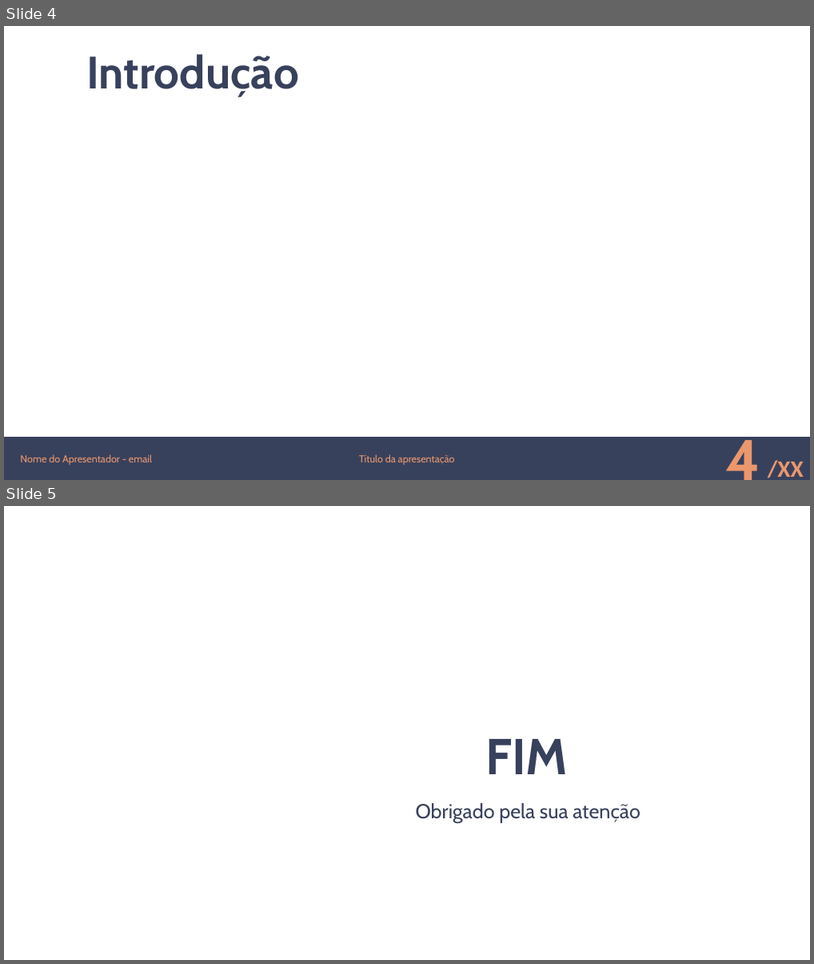
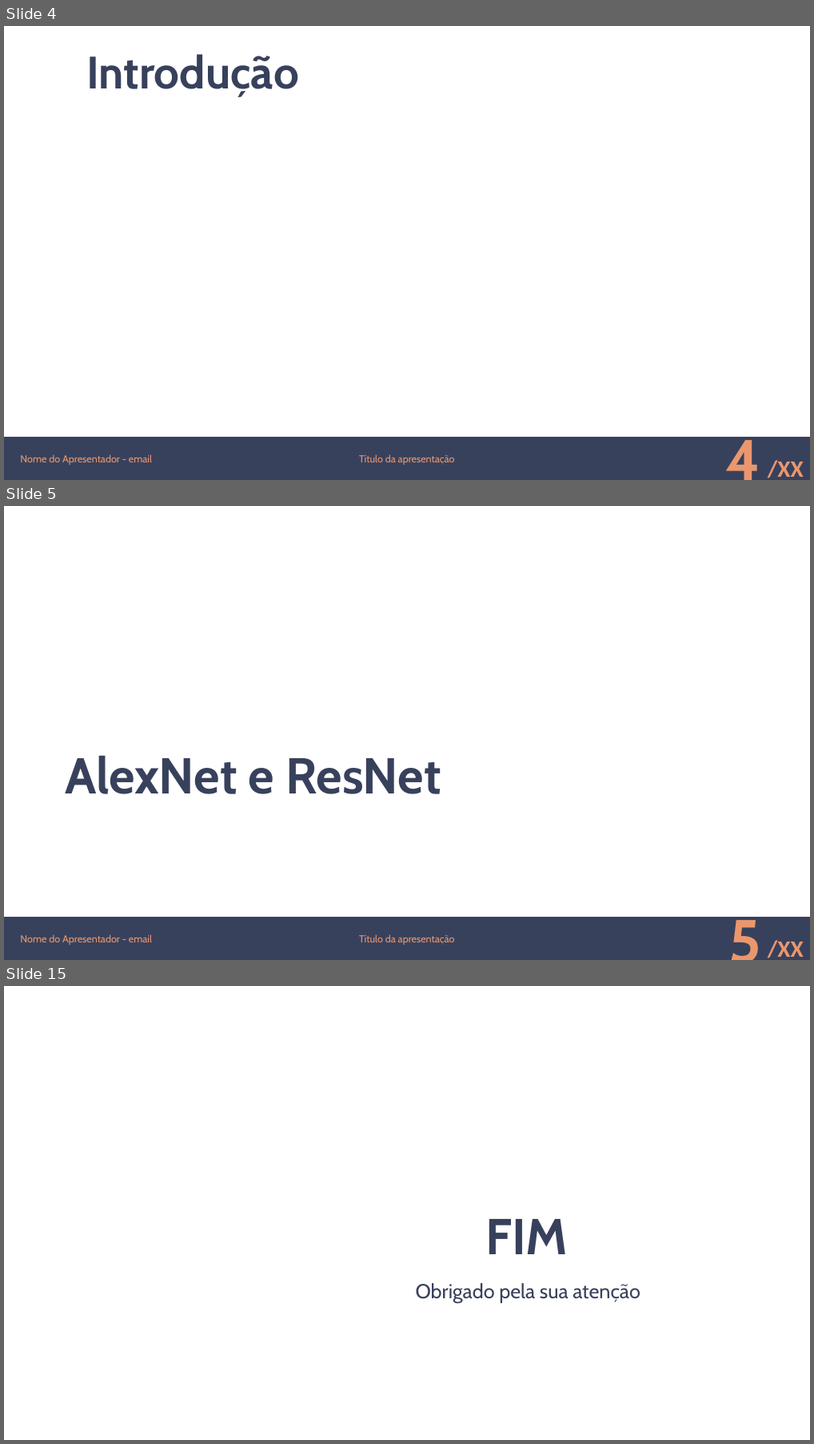
Before and after one commit to lincolncosta/alexnet-oxford-flowers, a slide deck: apresentacao-final.pptx. Shown one above the other, each under a label of ours: slides 4 and 5 before the commit, slides 4, 5 and 15 after it; the slides between them are not shown. The pictures are 814x964 and 814x1444 pixels, drawn with LibreOffice and Linux fonts; fonts in the diff are those of the drawing; background and template pictures are left out. Boxes give left, top, right and bottom in pixels: in the first picture for what was removed or moved away, otherwise in the second. Text is boxed around its words. In the diff, an @@ line names an element or a change of style, - is before the commit and + after.

```diff
--- a/apresentacao-final.pptx
+++ b/apresentacao-final.pptx
@@ slide 5 added at (x1=4, y1=506, x2=810, y2=960), background #FFFFFF; not listed: 2 template elements that a slide beside it also shows @@
@@ title added at (x1=65, y1=755, x2=442, y2=794), 60 pt, text #38415C, bold @@
+AlexNet e ResNet
@@ text added at (x1=20, y1=934, x2=152, y2=944), 12 pt, text #EB976D @@
+Nome do Apresentador - email
@@ text added at (x1=359, y1=934, x2=455, y2=944), 12 pt, text #EB976D @@
+Título da apresentação
@@ page number added at (x1=586, y1=926, x2=767, y2=950), 72 pt, text #EB976D, bold @@
+5
@@ what was slide 5 is now slide 15 @@
```
Also in this commit, not shown: 9 other slides added.
